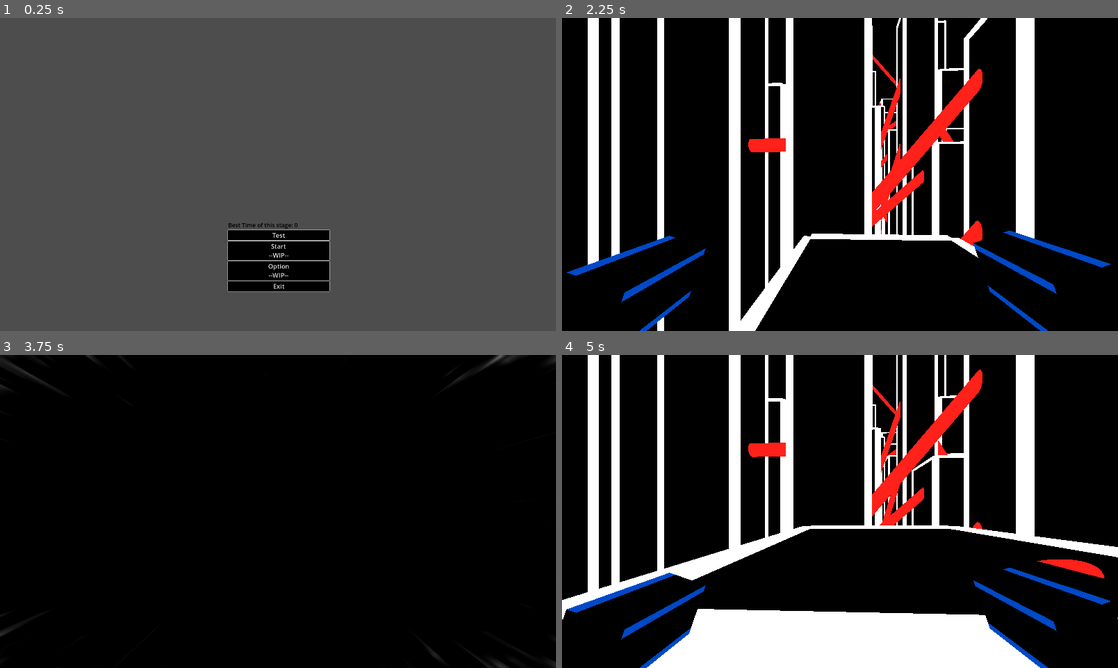
Above: before the commit, frames 1-4 (two rows, left to right).
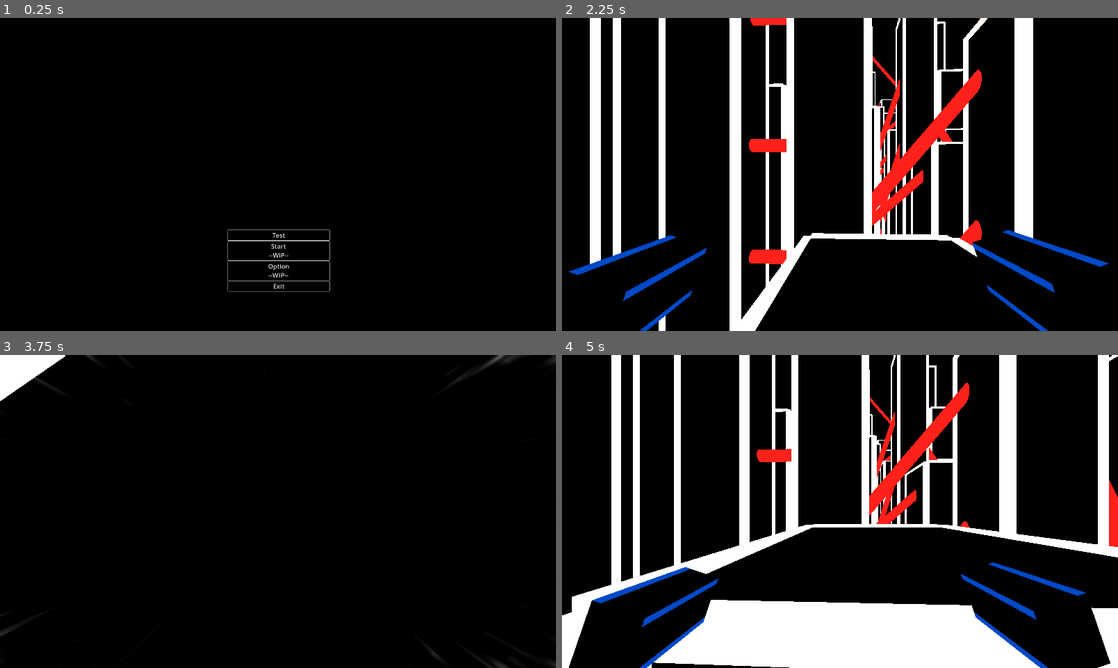
Above: after the commit, the same moments.

Repository: KIIKII0/Grapple_Bot
Game: Godot game, scene res://Control_Scene/main menu.tscn
Same seed, same stepped clock (60 frames per second), same inputs: the game is played once before the commit and once after it.
Inputs (mouse positions are in pixels of both pictures, inside the frame that each line leads up to):
- Up to frame 1 (0.25 s): no input
- Up to frame 2 (2.25 s): click "Start --WIP--" at 0.5 s; click "Start --WIP--" at 1.25 s; click "Test" at 2 s
- Up to frame 3 (3.75 s): move the mouse to (305, 511) at 2.77 s; hold W (move_forward) from 2.78 s (still down); tap Space (jump) at 2.85, 3.02, 3.32 s; move the mouse to (250, 511) at 3.52 s; tap Shift (Sprint) at 3.6 s
- Up to frame 4 (5 s): tap Space (jump) at 3.77, 3.8, 4.07 s; release W (move_forward) at 4.25 s; click "Restart" at 4.25 s

The runs differ from the first frame. In frame 1, 96% of the frame differs, in the area x 0-100%, y 0-100%; in frame 2, 3.9%; in frame 3, 0.9%; in frame 4, 22%.

Commit message:
Game_about_grappling_hook 0.0.3.0
added more fluent movment and playable level

Diff:
--- a/Character/Bob.gd
+++ b/Character/Bob.gd
@@ -63,9 +63,10 @@
 func update_speed_lines():
 	var lines_speed = velocity.length() / 10
 	var line_density = clamp(lines_speed / 20.0, 0.0, 0.5)
-	print(line_density)
 	speedlines.material.set_shader_parameter("line_density", line_density)
 func _physics_process(delta):
+	var target_fov = lerp(75.0,115.0, clamp(velocity.length()/100, 0, 1))
+	Camera.fov = lerp(Camera.fov, target_fov, 2.0 * delta)
 	update_speed_lines()
 	match cuurent_state:
 		movement.Walking:
@@ -83,9 +84,9 @@
 		air_time += delta
 		velocity.y -= (gravity * delta * (1.3 + air_time)) * Globvar.gravity_reversed
 		if cuurent_state == movement.Walking:
-			SPEED = clamp(SPEED,normal_speed,100)
+			SPEED = clamp(SPEED,normal_speed,50)
 
-	# Handle jump and double jump
+	# Handle jump and double jumpw
 	if Input.is_action_just_pressed("jump") and is_on_floor():
 		print(Globvar.Score)
 		if num_of_jumps == 2:
--- a/Control_Scene/main menu.tscn
+++ b/Control_Scene/main menu.tscn
@@ -60,5 +60,14 @@
 text = "Exit
 "
 
+[node name="ColorRect" type="ColorRect" parent="."]
+layout_mode = 1
+anchors_preset = 15
+anchor_right = 1.0
+anchor_bottom = 1.0
+grow_horizontal = 2
+grow_vertical = 2
+color = Color(0, 0, 0, 1)
+
 [connection signal="pressed" from="VBoxContainer/Test_Button" to="." method="_on_test_button_pressed"]
 [connection signal="pressed" from="VBoxContainer/Exit_Button" to="." method="_on_exit_button_pressed"]
--- a/Fists/Basic_fist/baasic_fist_left/basicfisthandleft.tscn
+++ b/Fists/Basic_fist/baasic_fist_left/basicfisthandleft.tscn
@@ -40,6 +40,7 @@
 		if grapple_reach.is_colliding() and not grappling:
 			grappling = true
 	if grappling:
+		character.gravity = 0
 		if not hookpoint_get:
 			hookpoint = grapple_reach.get_collision_point()
 			hookpoint_get = true
@@ -52,6 +53,9 @@
 			grappling = false
 			hookpoint_get = false
 			rope.visible = false
+	else:
+		character.gravity = Globvar.gravity
+
 	#function to cancel grapple when not golding a button
 	if Input.is_action_just_released(\"attack_left\") and parent_hand == \"left_arm\":
 		grappling = false
--- a/Fists/Basic_fist/basic_fist_right/basicfisthandright.tscn
+++ b/Fists/Basic_fist/basic_fist_right/basicfisthandright.tscn
@@ -41,6 +41,7 @@
 		if grapple_reach.is_colliding() and not grappling:
 			grappling = true
 	if grappling:
+		character.gravity = 0
 		if not hookpoint_get:
 			hookpoint = grapple_reach.get_collision_point()
 			hookpoint_get = true
@@ -53,6 +54,8 @@
 			grappling = false
 			hookpoint_get = false
 			rope.visible = false
+	else:
+		character.gravity = Globvar.gravity
 	#function to cancel grapple when not golding a button
 	if Input.is_action_just_released(\"attack_right\") and parent_hand == \"right_arm\":
 		grappling = false
--- a/Global_Scripts/Globvar.gd
+++ b/Global_Scripts/Globvar.gd
@@ -2,11 +2,11 @@
 
 var Score = 0
 var gravity = 20
-var pull_speed = 6
+var pull_speed = 8
 var stop = false
 var gravity_reversed = 1
 #player variables
-var normal_speed: float = 20.0
+var normal_speed: float = 30.0
 var crouch_fall: float = 3.0
 var jump_velocity:float = 20
 var dead = false
--- a/Levels/First_Level/city_1.tscn
+++ b/Levels/First_Level/city_1.tscn
@@ -8,6 +8,9 @@
 size = Vector2(1000, 500)
 
 [sub_resource type="ConcavePolygonShape3D" id="ConcavePolygonShape3D_p6tev"]
+data = PackedVector3Array(500, 0, 250, -500, 0, 250, 500, 0, -250, -500, 0, 250, -500, 0, -250, 500, 0, -250)
+
+[sub_resource type="ConcavePolygonShape3D" id="ConcavePolygonShape3D_jsw56"]
 data = PackedVector3Array(500, 0, 250, -500, 0, 250, 500, 0, -250, -500, 0, 250, -500, 0, -250, 500, 0, -250)
 
 [node name="city_1" type="Node3D"]
@@ -22,8 +25,13 @@
 [node name="CollisionShape3D" type="CollisionShape3D" parent="floor/StaticBody3D"]
 shape = SubResource("ConcavePolygonShape3D_p6tev")
 
+[node name="StaticBody3D2" type="StaticBody3D" parent="floor"]
+
+[node name="CollisionShape3D" type="CollisionShape3D" parent="floor/StaticBody3D2"]
+shape = SubResource("ConcavePolygonShape3D_jsw56")
+
 [node name="death_area" parent="." instance=ExtResource("2_ms21p")]
-transform = Transform3D(1000, 0, 0, 0, 1.5, 0, 0, 0, 300, 0.437, 0.508144, 0.437)
+transform = Transform3D(2000, 0, 0, 0, 1.5, 0, 0, 0, 1000, 0.437, 0.508144, 0.437)
 
 [node name="skyscrapers" type="Node" parent="."]
 
@@ -269,6 +277,12 @@
 [node name="laser12" parent="lasers" instance=ExtResource("3_vyqef")]
 transform = Transform3D(-1.18603e-07, 0, 1, 0, 1, 0, -2.71333, 0, -4.37114e-08, 380.614, 103.891, 18.9281)
 
+[node name="laser116" parent="lasers" instance=ExtResource("3_vyqef")]
+transform = Transform3D(-1.18603e-07, 0, 1, 0, 1, 0, -2.71333, 0, -4.37114e-08, 380.614, 69.8245, 18.9281)
+
+[node name="laser115" parent="lasers" instance=ExtResource("3_vyqef")]
+transform = Transform3D(-1.18603e-07, 0, 1, 0, 1, 0, -2.71333, 0, -4.37114e-08, 380.614, 143.266, 18.9281)
+
 [node name="laser64" parent="lasers" instance=ExtResource("3_vyqef")]
 transform = Transform3D(-1.18603e-07, 0, 1, 0, 1, 0, -2.71333, 0, -4.37114e-08, 380.614, 30.3556, 18.9281)
 
@@ -278,6 +292,12 @@
 [node name="laser13" parent="lasers" instance=ExtResource("3_vyqef")]
 transform = Transform3D(-1.19863e-07, 0, 1, 0, 1, 0, -2.74215, 0, -4.37114e-08, 340.65, 103.891, 54.9221)
 
+[node name="laser145" parent="lasers" instance=ExtResource("3_vyqef")]
+transform = Transform3D(-1.19863e-07, 0, 1, 0, 1, 0, -2.74215, 0, -4.37114e-08, 340.65, 82.5434, 54.9221)
+
+[node name="laser144" parent="lasers" instance=ExtResource("3_vyqef")]
+transform = Transform3D(-1.19863e-07, 0, 1, 0, 1, 0, -2.74215, 0, -4.37114e-08, 340.65, 128.013, 54.9221)
+
 [node name="laser66" parent="lasers" instance=ExtResource("3_vyqef")]
 transform = Transform3D(-1.7262e-07, 0, 1, -3.20634, 0.583768, -3.54902e-08, -2.30535, -0.811921, -2.55173e-08, 340.65, 35.8443, 54.9221)
 
@@ -287,6 +307,9 @@
 [node name="laser15" parent="lasers" instance=ExtResource("3_vyqef")]
 transform = Transform3D(-1.59248e-07, 0, 1, 0, 1, 0, -3.64316, 0, -4.37114e-08, 245.023, 56.6056, 7.717)
 
+[node name="laser141" parent="lasers" instance=ExtResource("3_vyqef")]
+transform = Transform3D(-1.59248e-07, 0, 1, 0, 1, 0, -3.64316, 0, -4.37114e-08, 245.023, 8.05038, 7.717)
+
 [node name="laser32" parent="lasers" instance=ExtResource("3_vyqef")]
 transform = Transform3D(-1.59248e-07, 1.30637e-15, 1, -3.14789, 0.503397, -3.77691e-08, -1.83396, -0.864055, -2.20042e-08, 245.023, 62.0032, -36.599)
 
@@ -335,6 +358,9 @@
 [node name="laser16" parent="lasers" instance=ExtResource("3_vyqef")]
 transform = Transform3D(-1.59248e-07, 0, 1, 0, 1, 0, -3.64316, 0, -4.37114e-08, 201.965, 63.3945, 3.69408)
 
+[node name="laser140" parent="lasers" instance=ExtResource("3_vyqef")]
+transform = Transform3D(-1.59248e-07, 0, 1, 0, 1, 0, -3.64316, 0, -4.37114e-08, 201.965, 11.6047, 3.69408)
+
 [node name="laser3" parent="lasers" instance=ExtResource("3_vyqef")]
 transform = Transform3D(-3.1251e-07, 0, 1, 6.82533, 0.297658, 4.17301e-08, -2.12807, 0.954673, -1.3011e-08, 296.452, 82.8012, -32.7745)
 
@@ -360,11 +386,17 @@
 transform = Transform3D(-2.63289e-07, -4.02277e-17, 1.1826, -5.41674, 0.576534, -4.64873e-08, -2.63432, -1.18548, -2.26081e-08, 393.845, 34.1863, -71.1928)
 
 [node name="laser113" parent="lasers" instance=ExtResource("3_vyqef")]
-transform = Transform3D(-2.63289e-07, -4.02277e-17, 1.1826, -5.41674, 0.576534, -4.64873e-08, -2.63432, -1.18548, -2.26081e-08, 428.281, 53.776, -30.828)
+transform = Transform3D(-2.63289e-07, -4.02277e-17, 1.1826, -5.41674, 0.576534, -4.64873e-08, -2.63432, -1.18548, -2.26081e-08, 428.281, 43.0114, -30.828)
 
 [node name="laser62" parent="lasers" instance=ExtResource("3_vyqef")]
 transform = Transform3D(-4.17437e-07, 1.04224e-16, 1.1826, 5.29258, 1.07798, 2.86487e-08, -7.9491, 0.717731, -4.30285e-08, 347.467, 76.5639, -91.7393)
 
+[node name="laser118" parent="lasers" instance=ExtResource("3_vyqef")]
+transform = Transform3D(-4.17437e-07, 1.04224e-16, 1.1826, 5.29258, 1.07798, 2.86487e-08, -7.9491, 0.717731, -4.30285e-08, 347.467, 29.8446, -91.7393)
+
+[node name="laser117" parent="lasers" instance=ExtResource("3_vyqef")]
+transform = Transform3D(-4.17437e-07, 1.04224e-16, 1.1826, 5.29258, 1.07798, 2.86487e-08, -7.9491, 0.717731, -4.30285e-08, 347.467, 119.638, -91.7393)
+
 [node name="laser61" parent="lasers" instance=ExtResource("3_vyqef")]
 transform = Transform3D(-1.27187e-07, 1.08725e-16, 1.1826, -1.93956, 1.00707, -3.4458e-08, -2.16897, -0.900553, -3.85337e-08, 301.859, 86.6866, -68.5145)
 
@@ -377,9 +409,15 @@
 [node name="laser59" parent="lasers" instance=ExtResource("3_vyqef")]
 transform = Transform3D(-2.68584e-07, 3.54832e-15, 1.1826, 4.80351, 0.799176, 4.04117e-08, -3.83158, 1.0019, -3.22349e-08, 210.194, 55.4736, -79.5087)
 
+[node name="laser143" parent="lasers" instance=ExtResource("3_vyqef")]
+transform = Transform3D(-2.68584e-07, 1.10065e-14, 1.1826, 4.56301, 0.858302, 3.83884e-08, -4.11505, 0.951737, -3.46197e-08, 210.194, 81.2359, -79.5087)
+
 [node name="laser5" parent="lasers" instance=ExtResource("3_vyqef")]
 transform = Transform3D(-4.11938e-07, 0, 1, 5.5712, 0.955547, 2.58408e-08, -7.60095, 0.700379, -3.52553e-08, 204.463, 157.43, -63.7872)
 
+[node name="laser142" parent="lasers" instance=ExtResource("3_vyqef")]
+transform = Transform3D(-4.11938e-07, 0, 1, 5.5712, 0.955547, 2.58408e-08, -7.60095, 0.700379, -3.52553e-08, 204.463, 113.532, -63.7872)
+
 [node name="laser17" parent="lasers" instance=ExtResource("3_vyqef")]
 transform = Transform3D(4.09974, 0, 0, 0, 1, 0, 0, 0, 1, 180.85, 191.113, -15.8015)
 
@@ -389,6 +427,15 @@
 [node name="laser19" parent="lasers" instance=ExtResource("3_vyqef")]
 transform = Transform3D(3.29283, 0, 0, 0, 1, 0, 0, 0, 1, 130.34, 132.804, 31.5226)
 
+[node name="laser137" parent="lasers" instance=ExtResource("3_vyqef")]
+transform = Transform3D(3.29283, 0, 0, 0, 1, 0, 0, 0, 1, 130.34, 96.1973, 31.5226)
+
+[node name="laser138" parent="lasers" instance=ExtResource("3_vyqef")]
+transform = Transform3D(3.29283, 0, 0, 0, 1, 0, 0, 0, 1, 130.34, 59.5157, 31.5226)
+
+[node name="laser139" parent="lasers" instance=ExtResource("3_vyqef")]
+transform = Transform3D(3.29283, 0, 0, 0, 1, 0, 0, 0, 1, 130.34, 15.5364, 31.5226)
+
 [node name="laser20" parent="lasers" instance=ExtResource("3_vyqef")]
 transform = Transform3D(2.11618, 0, 0, 0, 1, 0, 0, 0, 1, 316.507, 102.672, -51.4092)
 
@@ -407,12 +454,18 @@
 [node name="laser8" parent="lasers" instance=ExtResource("3_vyqef")]
 transform = Transform3D(-1.50035e-07, 0, 1, 2.29285, 0.74416, 2.91993e-08, -2.55426, 0.668001, -3.25283e-08, 114.687, 111.899, 56.3126)
 
+[node name="laser136" parent="lasers" instance=ExtResource("3_vyqef")]
+transform = Transform3D(-1.50035e-07, 0, 1, 2.29285, 0.74416, 2.91993e-08, -2.55426, 0.668001, -3.25283e-08, 114.687, 83.9678, 56.3126)
+
 [node name="laser69" parent="lasers" instance=ExtResource("3_vyqef")]
 transform = Transform3D(-1.65345e-07, 0, 1, 2.52682, 0.675994, 2.91993e-08, -2.8149, 0.606812, -3.25283e-08, 114.687, 49.6948, 56.3126)
 
 [node name="laser9" parent="lasers" instance=ExtResource("3_vyqef")]
 transform = Transform3D(-1.23678e-07, 0, 1, 0, 1, 0, -2.82943, 0, -4.37114e-08, 66.0502, 111.899, 56.3126)
 
+[node name="laser135" parent="lasers" instance=ExtResource("3_vyqef")]
+transform = Transform3D(-1.23678e-07, 0, 1, 0, 1, 0, -2.82943, 0, -4.37114e-08, 66.0502, 81.8738, 56.3126)
+
 [node name="laser70" parent="lasers" instance=ExtResource("3_vyqef")]
 transform = Transform3D(-3.15521e-07, 0, 1, 6.40216, 0.461888, 3.87693e-08, -3.33403, 0.886938, -2.01898e-08, 66.0502, 40.0169, 56.3126)
 
@@ -431,9 +484,15 @@
 [node name="laser11" parent="lasers" instance=ExtResource("3_vyqef")]
 transform = Transform3D(-2.10085e-07, 0, 1, -3.19359, 0.781632, -2.90451e-08, -3.59172, -0.694991, -3.2666e-08, 73.8449, 163.456, -25.58)
 
+[node name="laser120" parent="lasers" instance=ExtResource("3_vyqef")]
+transform = Transform3D(-2.10085e-07, 0, 1, -3.19359, 0.781632, -2.90451e-08, -3.59172, -0.694991, -3.2666e-08, 73.8449, 205.054, -25.58)
+
 [node name="laser82" parent="lasers" instance=ExtResource("3_vyqef")]
 transform = Transform3D(-2.10085e-07, 0, 1, -3.19359, 0.781632, -2.90451e-08, -3.59172, -0.694991, -3.2666e-08, 109.18, 140.727, -25.58)
 
+[node name="laser119" parent="lasers" instance=ExtResource("3_vyqef")]
+transform = Transform3D(-2.10085e-07, 0, 1, -3.19359, 0.781632, -2.90451e-08, -3.59172, -0.694991, -3.2666e-08, 109.18, 118.91, -25.58)
+
 [node name="laser83" parent="lasers" instance=ExtResource("3_vyqef")]
 transform = Transform3D(-2.10085e-07, -2.4691e-15, 1, 4.62925, 0.281182, 4.21022e-08, -1.29207, 1.00742, -1.17512e-08, 109.18, 80.5746, 19.7865)
 
@@ -449,6 +508,9 @@
 [node name="laser21" parent="lasers" instance=ExtResource("3_vyqef")]
 transform = Transform3D(-1.99767e-07, 0, 1, 1.52411, 0.942752, 1.45775e-08, -4.3085, 0.333494, -4.1209e-08, -18.7655, 99.8397, -31.6878)
 
+[node name="laser121" parent="lasers" instance=ExtResource("3_vyqef")]
+transform = Transform3D(-1.99767e-07, 0, 1, 1.52411, 0.942752, 1.45775e-08, -4.3085, 0.333494, -4.1209e-08, -18.7655, 72.4971, -31.6878)
+
 [node name="laser88" parent="lasers" instance=ExtResource("3_vyqef")]
 transform = Transform3D(-1.99767e-07, 0, 1, -2.68477, 0.809253, -2.56787e-08, -3.69839, -0.587461, -3.53736e-08, -18.7655, 46.825, -31.6878)
 
@@ -509,18 +571,63 @@
 [node name="laser22" parent="lasers" instance=ExtResource("3_vyqef")]
 transform = Transform3D(-1.99767e-07, 0, 1, -2.67482, 0.810829, -2.55835e-08, -3.70559, -0.585283, -3.54425e-08, -33.9692, 140.955, 13.2803)
 
+[node name="laser146" parent="lasers" instance=ExtResource("3_vyqef")]
+transform = Transform3D(-1.99767e-07, 0, 1, 3.28442, 0.695348, 3.14142e-08, -3.17783, 0.718673, -3.03946e-08, -33.9692, 168.503, 53.9033)
+
+[node name="laser147" parent="lasers" instance=ExtResource("3_vyqef")]
+transform = Transform3D(-1.99767e-07, 0, 1, 3.28442, 0.695348, 3.14142e-08, -3.17783, 0.718673, -3.03946e-08, -33.9692, 142.932, 53.9033)
+
+[node name="laser148" parent="lasers" instance=ExtResource("3_vyqef")]
+transform = Transform3D(-1.99767e-07, 0, 1, 3.28442, 0.695348, 3.14142e-08, -3.17783, 0.718673, -3.03946e-08, -33.9692, 37.9087, 53.9033)
+
+[node name="laser149" parent="lasers" instance=ExtResource("3_vyqef")]
+transform = Transform3D(-1.99767e-07, 0, 1, -3.67477, 0.594514, -3.51477e-08, -2.717, -0.804085, -2.59871e-08, -33.9692, 69.1333, 53.9033)
+
+[node name="laser150" parent="lasers" instance=ExtResource("3_vyqef")]
+transform = Transform3D(-1.99767e-07, 0, 1, -3.67477, 0.594514, -3.51477e-08, -2.717, -0.804085, -2.59871e-08, -33.9692, 97.4841, 53.9033)
+
+[node name="laser134" parent="lasers" instance=ExtResource("3_vyqef")]
+transform = Transform3D(-1.99767e-07, 0, 1, -2.67482, 0.810829, -2.55835e-08, -3.70559, -0.585283, -3.54425e-08, -33.9692, 101.742, 13.2803)
+
 [node name="laser87" parent="lasers" instance=ExtResource("3_vyqef")]
 transform = Transform3D(-1.99767e-07, 0, 1, 3.76709, 0.566176, 3.60306e-08, -2.5875, 0.824284, -2.47483e-08, -33.9692, 45.831, 15.0148)
 
 [node name="laser23" parent="lasers" instance=ExtResource("3_vyqef")]
 transform = Transform3D(-4.35559e-07, 0, 1, 4.94678, 0.733277, 2.17003e-08, -8.64982, 0.419357, -3.79445e-08, -82.9704, 186.022, -5.08473)
 
+[node name="laser122" parent="lasers" instance=ExtResource("3_vyqef")]
+transform = Transform3D(-4.35559e-07, 0, 1, 4.94678, 0.733277, 2.17003e-08, -8.64982, 0.419357, -3.79445e-08, -82.9704, 161.27, -5.08473)
+
+[node name="laser123" parent="lasers" instance=ExtResource("3_vyqef")]
+transform = Transform3D(-4.35559e-07, 0, 1, 4.94678, 0.733277, 2.17003e-08, -8.64982, 0.419357, -3.79445e-08, -82.9704, 133.481, -5.08473)
+
+[node name="laser124" parent="lasers" instance=ExtResource("3_vyqef")]
+transform = Transform3D(-4.35559e-07, 0, 1, 4.94678, 0.733277, 2.17003e-08, -8.64982, 0.419357, -3.79445e-08, -82.9704, 98.8401, -5.08473)
+
+[node name="laser125" parent="lasers" instance=ExtResource("3_vyqef")]
+transform = Transform3D(-4.35559e-07, 0, 1, -3.76256, 0.782187, -1.65053e-08, -9.22676, -0.318966, -4.04755e-08, -82.9704, 67.0151, -5.08473)
+
 [node name="laser24" parent="lasers" instance=ExtResource("3_vyqef")]
-transform = Transform3D(-2.01407e-07, 0, 1, -3.53917, 0.746352, -3.35749e-08, -2.9504, -0.895291, -2.79895e-08, -136.998, 186.022, 7.7386)
+transform = Transform3D(-2.01407e-07, 0, 1, -3.53917, 0.746352, -3.35749e-08, -2.9504, -0.895291, -2.79895e-08, -136.998, 186.022, 5.9894)
+
+[node name="laser126" parent="lasers" instance=ExtResource("3_vyqef")]
+transform = Transform3D(-2.01407e-07, 0, 1, -3.53917, 0.746352, -3.35749e-08, -2.9504, -0.895291, -2.79895e-08, -136.998, 156.345, 5.9894)
+
+[node name="laser127" parent="lasers" instance=ExtResource("3_vyqef")]
+transform = Transform3D(-2.01407e-07, 0, 1, 3.54349, 0.745039, 3.3616e-08, -2.94521, 0.896384, -2.79402e-08, -136.998, 122.598, 5.9894)
+
+[node name="laser128" parent="lasers" instance=ExtResource("3_vyqef")]
+transform = Transform3D(-2.01407e-07, 0, 1, 3.54349, 0.745039, 3.3616e-08, -2.94521, 0.896384, -2.79402e-08, -136.998, 46.4804, 5.9894)
+
+[node name="laser129" parent="lasers" instance=ExtResource("3_vyqef")]
+transform = Transform3D(-2.01407e-07, 0, 1, 3.54349, 0.745039, 3.3616e-08, -2.94521, 0.896384, -2.79402e-08, -136.998, 66.7589, 5.9894)
 
 [node name="laser27" parent="lasers" instance=ExtResource("3_vyqef")]
 transform = Transform3D(-2.73664e-07, 3.4394e-15, 1, -1.38417, 1.22919, -9.66411e-09, -6.10578, -0.278657, -4.26297e-08, -186.711, 252.88, 39.1013)
 
+[node name="laser133" parent="lasers" instance=ExtResource("3_vyqef")]
+transform = Transform3D(-2.73664e-07, 3.4394e-15, 1, -1.38417, 1.22919, -9.66411e-09, -6.10578, -0.278657, -4.26297e-08, -186.711, 280.31, 39.1013)
+
 [node name="laser92" parent="lasers" instance=ExtResource("3_vyqef")]
 transform = Transform3D(-5.17638e-07, 0, 1, 10.7491, 0.528889, 3.96767e-08, -4.96929, 1.14404, -1.83425e-08, -186.711, 76.0308, 39.1013)
 
@@ -590,5 +697,17 @@
 [node name="laser25" parent="lasers" instance=ExtResource("3_vyqef")]
 transform = Transform3D(-4.98693e-07, 3.38696e-15, 1, 7.38393, 1.12884, 2.82907e-08, -8.69698, 0.95841, -3.33215e-08, -173.412, 272.115, -59.3545)
 
+[node name="laser130" parent="lasers" instance=ExtResource("3_vyqef")]
+transform = Transform3D(-4.95602e-07, 7.19616e-09, 1, -7.23102, 1.14539, -3.12919e-08, -8.82452, -0.938563, -3.05205e-08, -173.412, 188.54, -59.3545)
+
+[node name="laser131" parent="lasers" instance=ExtResource("3_vyqef")]
+transform = Transform3D(-4.87314e-07, 1.37483e-08, 1, -6.28895, 1.23552, -3.12919e-08, -9.51888, -0.816285, -3.05205e-08, -173.412, 129.204, -59.3545)
+
+[node name="laser132" parent="lasers" instance=ExtResource("3_vyqef")]
+transform = Transform3D(-4.95429e-07, 7.39372e-09, 1, -7.20388, 1.14827, -3.12919e-08, -8.84669, -0.935041, -3.05205e-08, -173.412, 76.001, -59.3545)
+
+[node name="laser151" parent="lasers" instance=ExtResource("3_vyqef")]
+transform = Transform3D(-4.58478e-07, 0, 1, 0, 1.48082, 0, -10.4887, 0, -4.37114e-08, -173.412, 29.2339, -59.3545)
+
 [node name="laser26" parent="lasers" instance=ExtResource("3_vyqef")]
 transform = Transform3D(8.87704, 0, 0.392869, 0, 1.48082, 0, -7.14166, 0, 0.488334, -199.98, 341.475, -30.1921)
Not shown: 1 places in Levels/First_Level/city_1.tscn that only renumber resources
